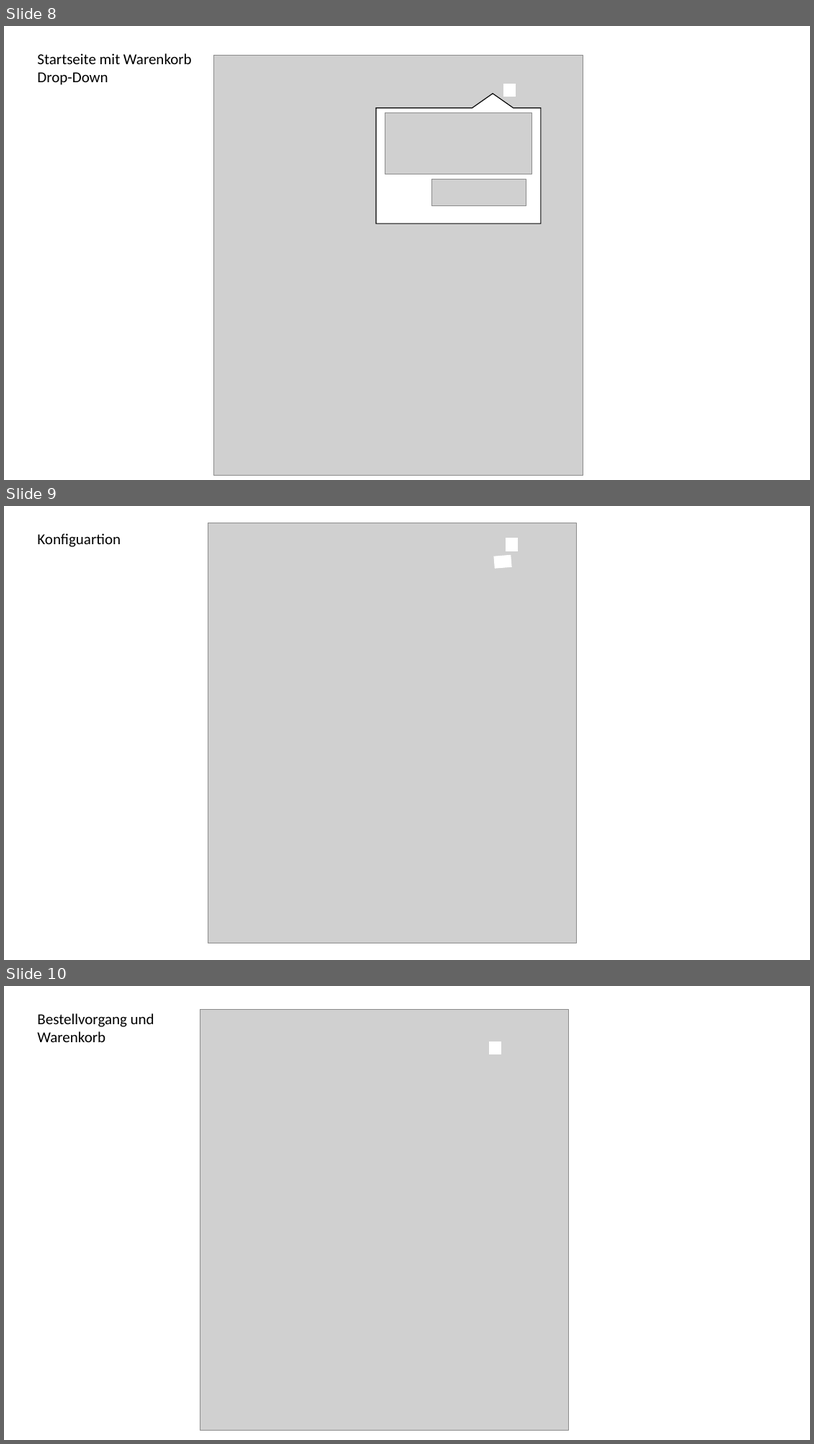
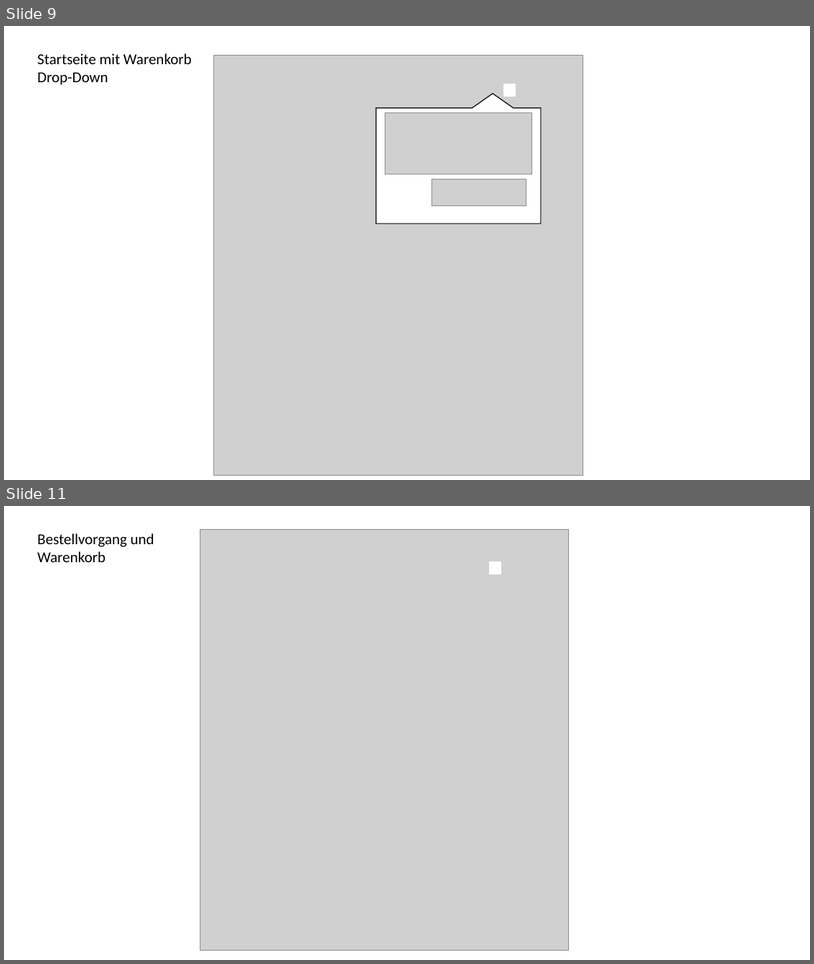
Before and after one commit to Sick0123/Pr_webAnw2, a slide deck: Geschäftsvorschlag sowie grafischer Prototyp.pptx. Shown one above the other, each under a label of ours: slides 8, 9 and 10 before the commit, slides 9 and 11 after it; the slides between them are not shown. The pictures are 814x1444 and 814x964 pixels, drawn with LibreOffice and Linux fonts; fonts in the diff are those of the drawing; grey boxes stand for pictures. Boxes give left, top, right and bottom in pixels: in the first picture for what was removed or moved away, otherwise in the second. Text is boxed around its words. In the diff, an @@ line names an element or a change of style, - is before the commit and + after.

```diff
--- a/Geschäftsvorschlag sowie grafischer Prototyp.pptx
+++ b/Geschäftsvorschlag sowie grafischer Prototyp.pptx
@@ slide 9 removed at (4, 506, 810, 960), background #FFFFFF @@
@@ picture removed at (208, 523, 577, 943) @@
@@ text removed at (37, 533, 121, 547) @@
-Konfiguartion
@@ rectangle removed at (506, 538, 517, 551) @@
@@ rectangle removed at (495, 555, 512, 568) @@
@@ what was slide 8 is now slide 9 @@
@@ what was slide 10 is now slide 11 @@
```
Also in this commit, not shown: 1 slide changed, 2 slides added, 1 other slide removed.
